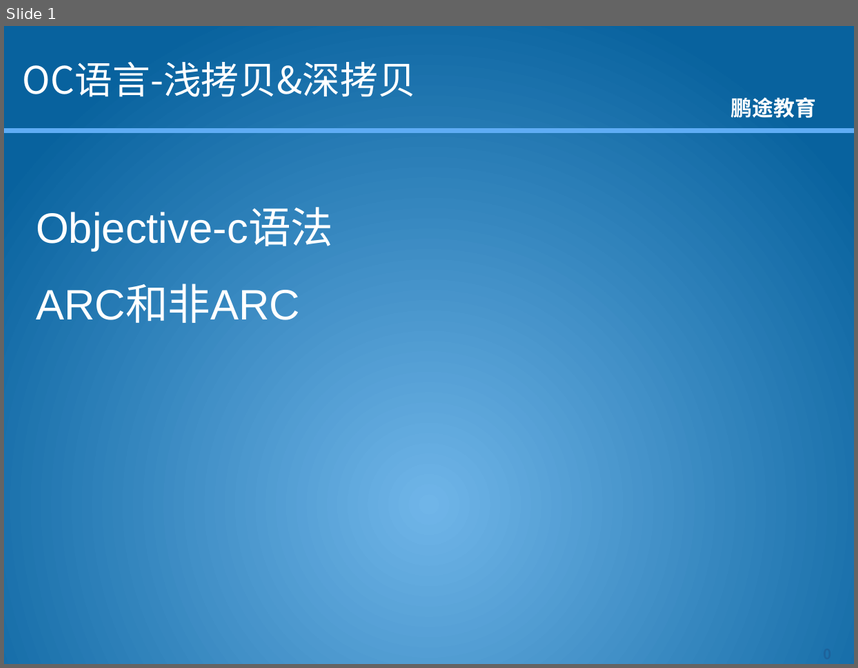
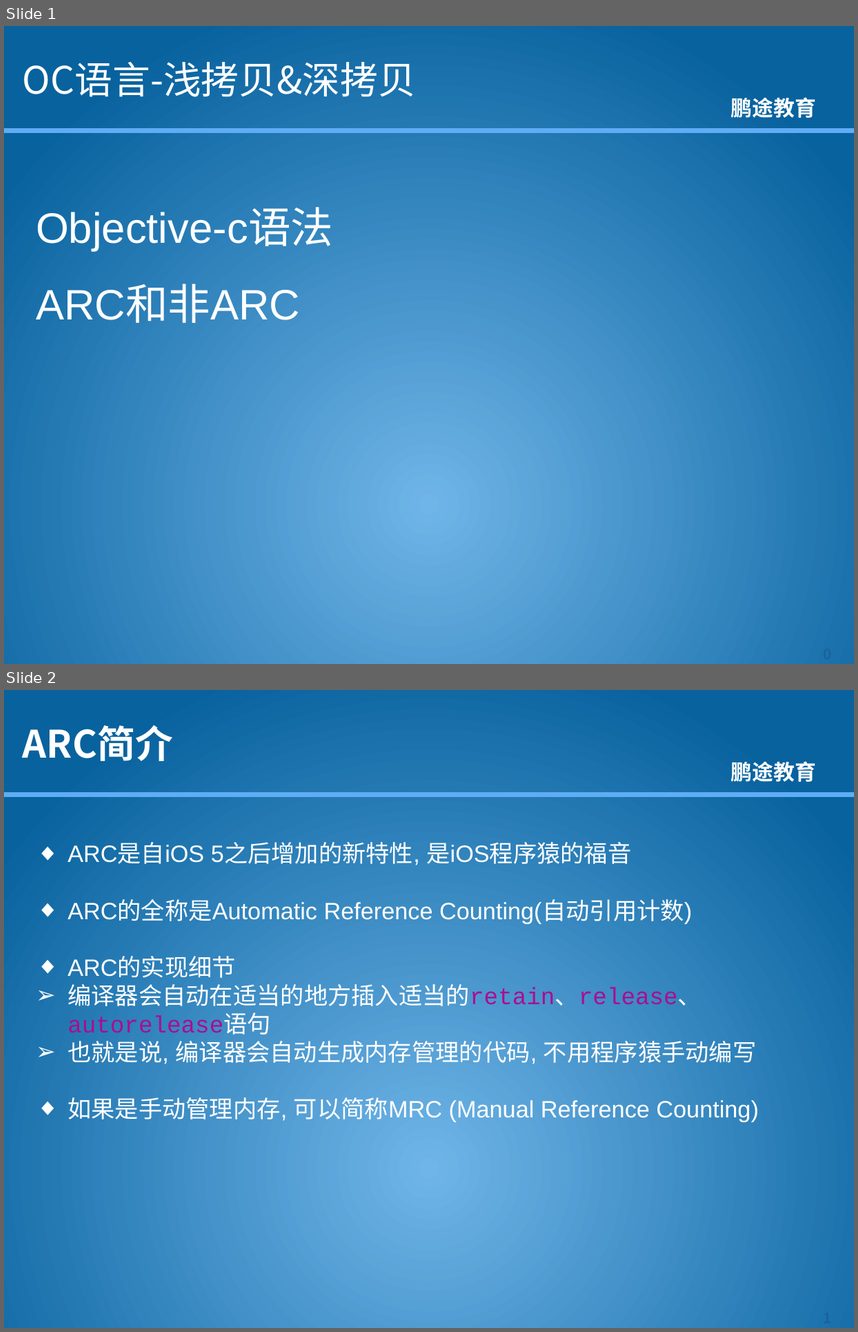
Before and after one commit to kkdmh77/gjh_baoche, a slide deck: 资料/课件/OC/OC语言-3.1-内存管理-ARC和非ARC.pptx. Shown one above the other, each under a label of ours: slide 1 before the commit, slides 1 and 2 after it. The pictures are 858x668 and 858x1332 pixels, drawn with LibreOffice and Linux fonts; fonts in the diff are those of the drawing; background and template pictures are left out. Boxes give left, top, right and bottom in pixels: in the first picture for what was removed or moved away, otherwise in the second. Text is boxed around its words. In the diff, an @@ line names an element or a change of style, - is before the commit and + after.

```diff
--- a/资料/课件/OC/OC语言-3.1-内存管理-ARC和非ARC.pptx
+++ b/资料/课件/OC/OC语言-3.1-内存管理-ARC和非ARC.pptx
@@ slide 2 added at [4,690,854,1328], background picture (left out); not listed: 2 template elements that a slide beside it also shows @@
@@ title added at [23,725,173,761], 32 pt, text #FFFFFF, bold @@
+ARC简介
@@ text added at [67,842,758,1122], 20 pt, text #FFFFFF @@
+◆ ARC是自iOS 5之后增加的新特性, 是iOS程序猿的福音
+◆ ARC的全称是Automatic Reference Counting(自动引用计数)
+◆ ARC的实现细节
+➢ 编译器会自动在适当的地方插入适当的retain、release、autorelease语句
+➢ 也就是说, 编译器会自动生成内存管理的代码, 不用程序猿手动编写
+◆ 如果是手动管理内存, 可以简称MRC (Manual Reference Counting)
@@ page number added at [791,1303,854,1328], 12 pt, text #1D629B, bold @@
+1
```
Also in this commit, not shown: 4 other slides added, 8 other files.
